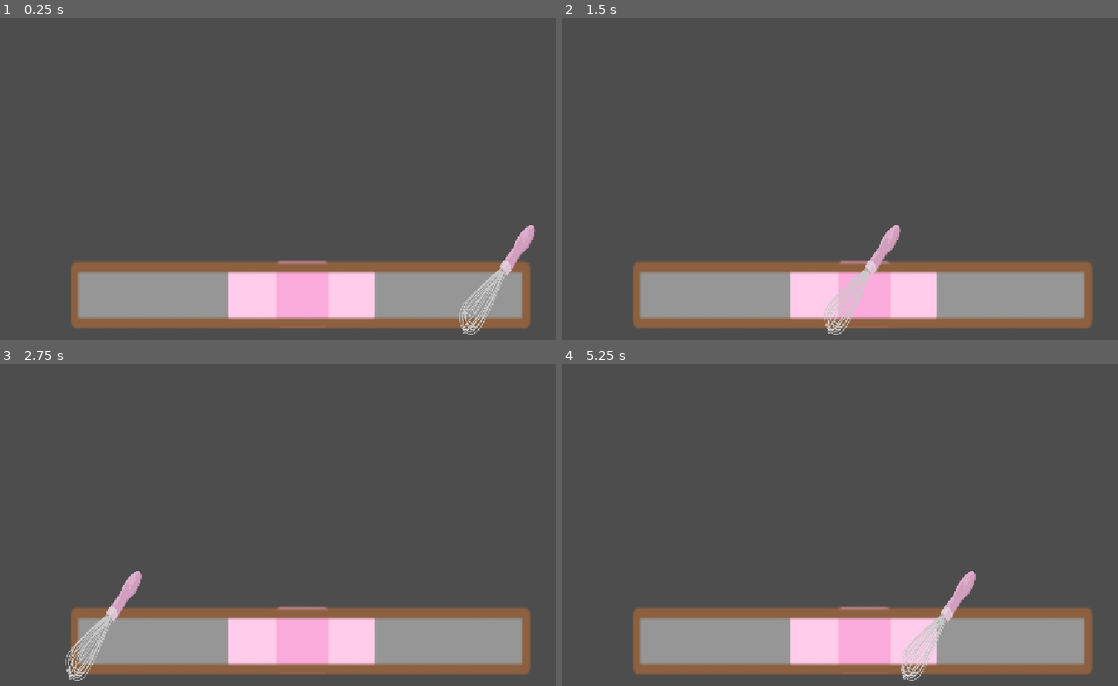
Above: before the commit, frames 1-4 (two rows, left to right).
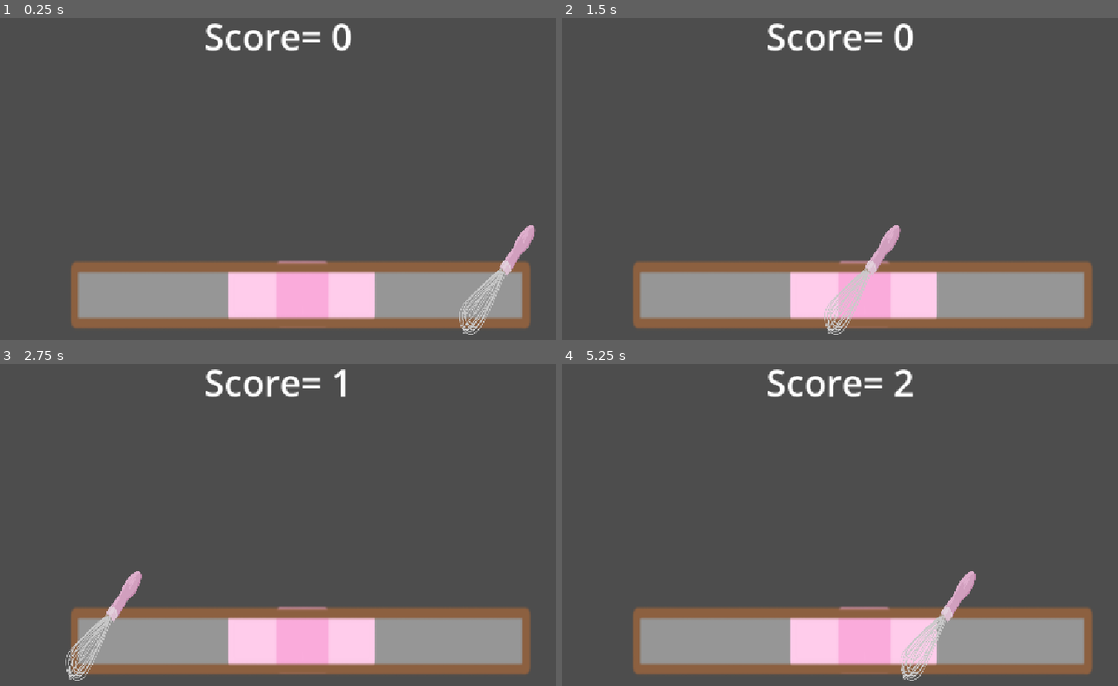
Above: after the commit, the same moments.

Repository: deanwinchestermygoat/Haven-Project
Game: Godot game, scene res://node_2d2.tscn
Two runs of this game, one before a commit and one after it. Both use one fixed random seed, a clock stepped at 60 frames per second and the inputs below. This scene is started directly instead of the project's main scene.
Inputs (mouse positions are in pixels of both pictures, inside the frame that each line leads up to):
- Up to frame 1 (0.25 s): no input
- Up to frame 2 (1.5 s): tap Enter (ui_accept) at 0.5, 0.77, 0.8, 1.07, 1.35 s; move the mouse to (1017, 156) at 0.52 s; click (1017, 156) at 0.6 s; move the mouse to (723, 195) at 1.27 s
- Up to frame 3 (2.75 s): tap Enter (ui_accept) at 1.52, 1.82, 2.3 s; click (161, 541) at 1.55 s; move the mouse to (366, 434) at 2.02 s; click (366, 434) at 2.1 s
- Up to frame 4 (5.25 s): move the mouse to (828, 599) at 2.77 s; click (828, 599) at 2.85 s; tap Enter (ui_accept) at 3.02, 3.32, 3.6, 3.77, 4.07, 4.52, 4.82 s; move the mouse to (1073, 579) at 3.52 s; move the mouse to (650, 463) at 4.27 s; click (650, 463) at 4.35 s; move the mouse to (895, 521) at 5.02 s; click (895, 521) at 5.1 s

The runs differ from the first frame. In frame 1, 0.9% of the frame differs, in the area x 36-64%, y 1-11%; in frame 2, 0.9%; in frame 3, 0.8%; in frame 4, 0.9%.

Commit message:
dynamic label/scorecounter

Diff:
--- a/node_2d.tscn
+++ b/node_2d.tscn
@@ -35,7 +35,7 @@
 
 "
 
-[node name="game" type="Node2D" unique_id=799201127]
+[node name="Text Aspect" type="Node2D" unique_id=799201127]
 
 [node name="Text Interactions" type="Node" parent="." unique_id=1288048653]
 
@@ -66,6 +66,7 @@
 offset_top = 104.0
 offset_right = -73.74402
 offset_bottom = 37.079987
+theme_override_colors/default_color = Color(0.93333334, 0.41960785, 0.77254903, 1)
 theme_override_fonts/normal_font = ExtResource("2_0hol4")
 theme_override_font_sizes/normal_font_size = 30
 script = SubResource("GDScript_xwgne")
--- a/node_2d2.tscn
+++ b/node_2d2.tscn
@@ -4,7 +4,7 @@
 [ext_resource type="Script" uid="uid://d3880l1mi8y1t" path="res://qtebar.gd" id="1_gfoop"]
 [ext_resource type="Texture2D" uid="uid://bvxknp4vqa0iy" path="res://whisk.png" id="3_gfoop"]
 
-[node name="Node2D" type="Node2D" unique_id=1548456441]
+[node name="QTE" type="Node2D" unique_id=1548456441]
 script = ExtResource("1_gfoop")
 
 [node name="QTE bar" type="Node" parent="." unique_id=428109476]
@@ -29,3 +29,12 @@
 
 [node name="safeendpos" type="Marker2D" parent="QTE bar" unique_id=1000599338]
 position = Vector2(705, 524)
+
+[node name="scorecounter" type="RichTextLabel" parent="QTE bar" unique_id=1496677979]
+custom_minimum_size = Vector2(1.015, 0)
+offset_left = 418.0
+offset_top = 52.0
+offset_right = 780.0
+offset_bottom = 163.0
+theme_override_font_sizes/normal_font_size = 60
+text = "Score: 0"
--- a/node_2d3.tscn
+++ b/node_2d3.tscn
@@ -37,7 +37,7 @@
 [sub_resource type="RectangleShape2D" id="RectangleShape2D_xwgne"]
 size = Vector2(104, 93)
 
-[node name="Node2D" type="Node2D" unique_id=472638141]
+[node name="Platforming" type="Node2D" unique_id=472638141]
 
 [node name="CharacterBody2D" type="CharacterBody2D" parent="." unique_id=108041632]
 position = Vector2(332, 211)
--- a/qtebar.gd
+++ b/qtebar.gd
@@ -4,6 +4,7 @@
 @onready var end: Marker2D = $"QTE bar/end"
 @onready var safestartpos: Marker2D = $"QTE bar/safestartpos"
 @onready var safeendpos: Marker2D = $"QTE bar/safeendpos"
+@onready var score_counter: RichTextLabel = $"QTE bar/scorecounter"
 var direction = 1
 var score = 0
 func _process(delta: float) -> void:
@@ -12,7 +13,7 @@
 	elif pointer.position.x>= end.position.x:
 		direction = -1
 	pointer.position.x +=25*direction
-	if Input.is_action_just_pressed("ui_accept"):
+	if Input.is_action_just_pressed("leftclick"):
 		if pointer.position.x >= safestartpos.position.x and pointer.position.x <= safeendpos.position.x:
 			score+=1
-	print(score)
+	score_counter.text = ("Score= %d"%[score])
